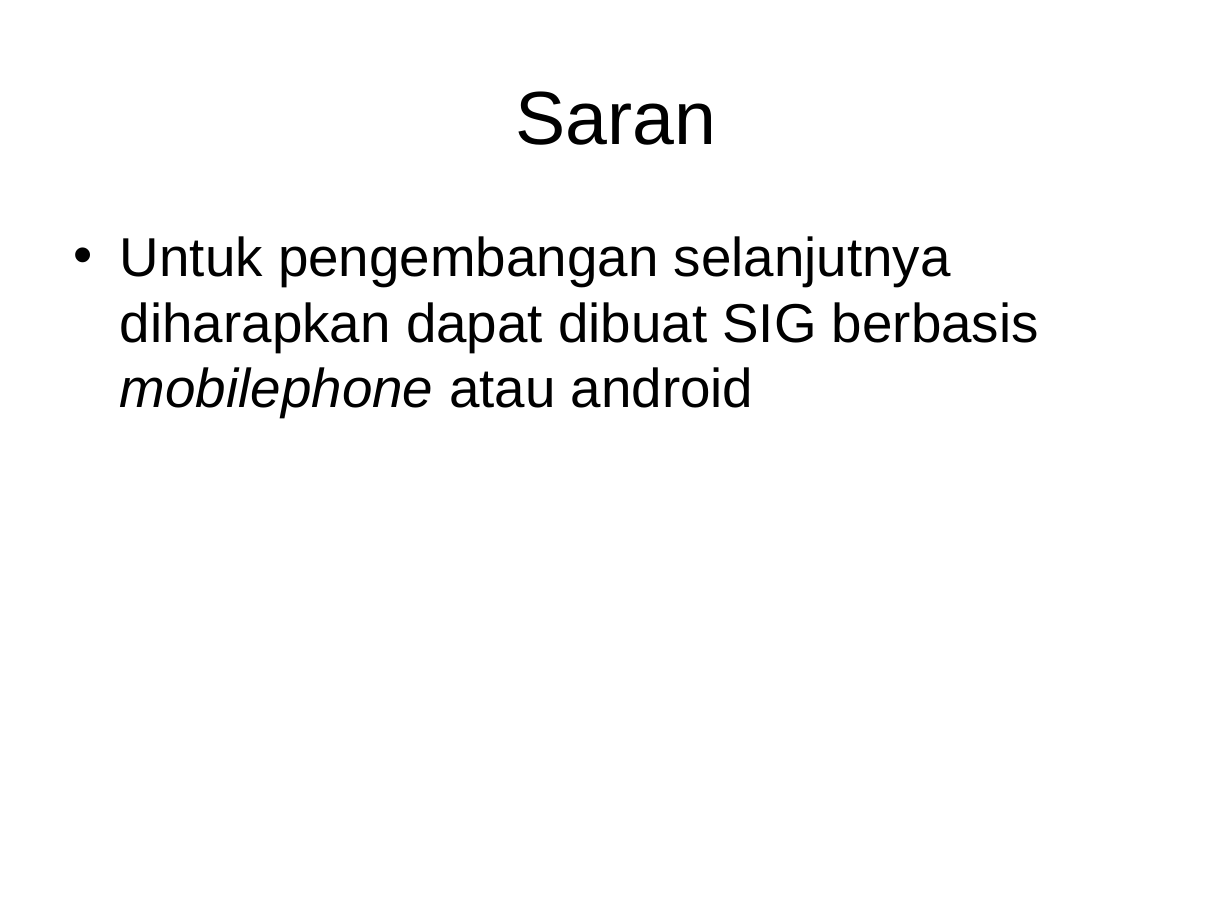
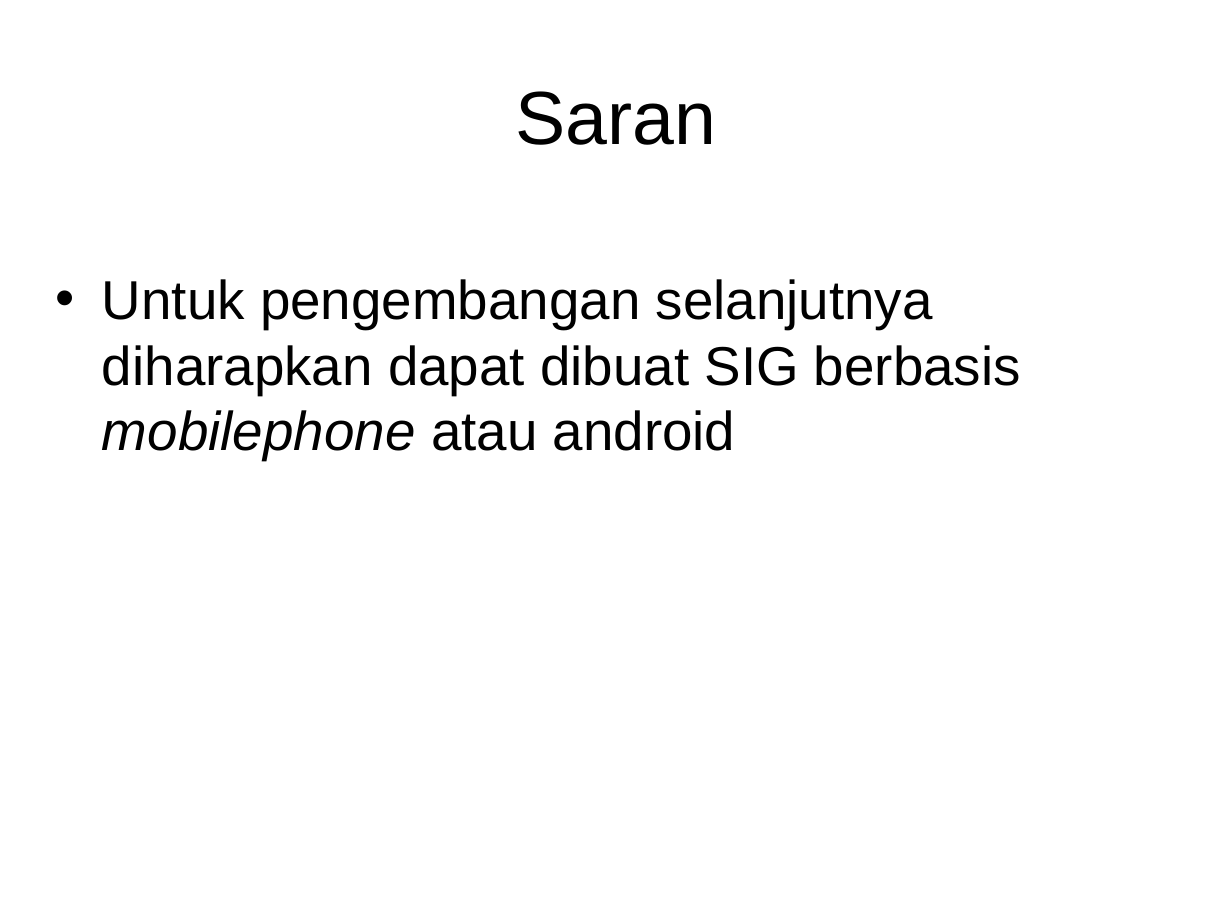
Before and after one commit to haydiru/nothingSpesial, a slide deck: slide 23 of seminar.ppt. Drawn at 1232x924 pixels with LibreOffice and Linux fonts; fonts in the diff are those of the drawing; background and template pictures are left out. Boxes give left, top, right and bottom in pixels: in the first picture for what was removed or moved away, otherwise in the second. Text is boxed around its words. In the diff, an @@ line names an element or a change of style, - is before the commit and + after.

```diff
--- a/seminar.ppt
+++ b/seminar.ppt
@@ text "Untuk pengembangan selanjutnya diharapkan dapat ...": place and size @@
-text "Untuk pengembangan selanjutnya diharapkan dapat ..." at box(120, 236, 1039, 417)
+text "Untuk pengembangan selanjutnya diharapkan dapat ..." at box(102, 279, 1021, 460)
```
Also in this commit, not shown: 8 other slides changed.
